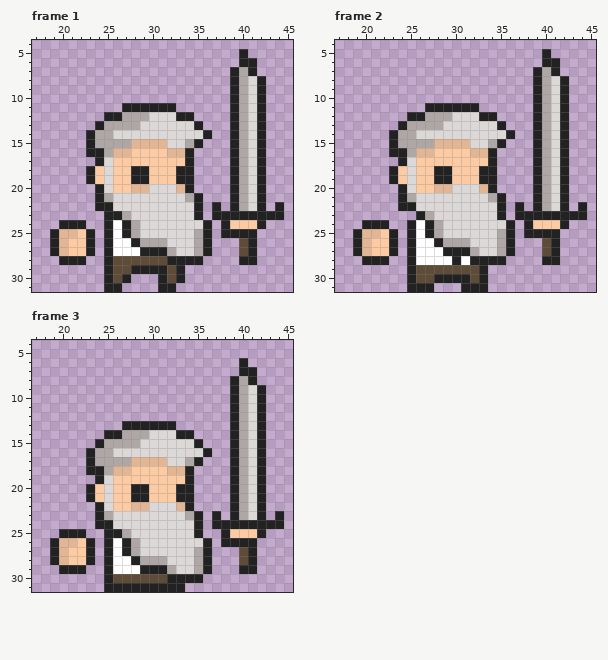
Two states of a pixel-art file, assets/aseprite_files/player_dash_anim.aseprite. The picture above is the old version.
64x32 pixels, 8 frames. Colours within 5 levels of each other are drawn and written as one. Shown: frame 1: x 17..45, y 4..31; frame 2: x 17..45, y 4..31; frame 3: x 17..45, y 4..31.
The result:
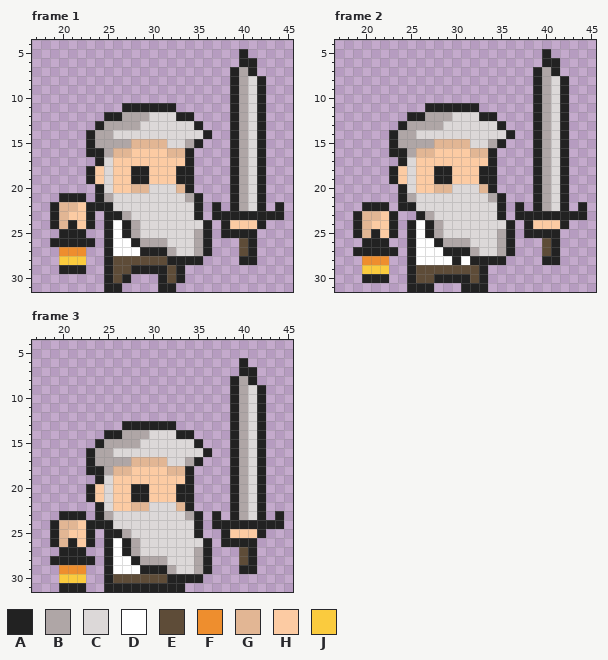
Palette (. is transparent): A #222222  B #afa6a6  C #dcd8d8  D #ffffff  E #5e4c38  F #ee8e2e  G #e2b694  H #fccba3  J #facb3e
From old to new:
{"where": "frame 1, layer \"player/left hand\""}
{"frame":1,"y":21,"x":20,"old":"...","new":"AAA"}
{"frame":1,"y":22,"x":19,"old":".....","new":"AGGHA"}
{"frame":1,"y":23,"x":19,"old":".....","new":"AGHHA"}
{"frame":1,"y":24,"x":19,"old":".A","new":"AG"}
{"frame":1,"y":24,"x":22,"old":"A.","new":"HA"}
{"frame":1,"y":25,"x":19,"old":"AGGHA","new":".AAA."}
{"frame":1,"y":26,"x":20,"old":"GHH","new":"AAA"}
{"frame":1,"y":27,"x":19,"old":"AGHHA","new":".FFF."}
{"frame":1,"y":28,"x":20,"old":"AAA","new":"JJJ"}
{"frame":1,"y":29,"x":20,"old":"...","new":"AAA"}
{"where": "frame 2, layer \"player/left hand\""}
{"frame":2,"y":22,"x":20,"old":"...","new":"AAA"}
{"frame":2,"y":23,"x":19,"old":".....","new":"AGGHA"}
{"frame":2,"y":24,"x":19,"old":".AAA.","new":"AGHHA"}
{"frame":2,"y":25,"x":21,"old":"G","new":"A"}
{"frame":2,"y":26,"x":19,"old":"AGHHA","new":".AAA."}
{"frame":2,"y":27,"x":20,"old":"GHH","new":"AAA"}
{"frame":2,"y":28,"x":20,"old":"AAA","new":"FFF"}
{"frame":2,"y":29,"x":20,"old":"...","new":"JJJ"}
{"frame":2,"y":30,"x":20,"old":"...","new":"AAA"}
{"where": "frame 3, layer \"player/left hand\""}
{"frame":3,"y":23,"x":20,"old":"...","new":"AAA"}
{"frame":3,"y":24,"x":19,"old":".....","new":"AGGHA"}
{"frame":3,"y":25,"x":19,"old":".AAA.","new":"AGHHA"}
{"frame":3,"y":26,"x":21,"old":"G","new":"A"}
{"frame":3,"y":27,"x":19,"old":"AGHHA","new":".AAA."}
{"frame":3,"y":28,"x":20,"old":"GHH","new":"AAA"}
{"frame":3,"y":29,"x":20,"old":"AAA","new":"FFF"}
{"frame":3,"y":30,"x":20,"old":"...","new":"JJJ"}
{"frame":3,"y":31,"x":20,"old":"...","new":"AAA"}
{"label":"changed","picture_box":[50,193,95,274]}
{"label":"changed","picture_box":[353,202,398,283]}
{"label":"changed","picture_box":[50,511,95,592]}
